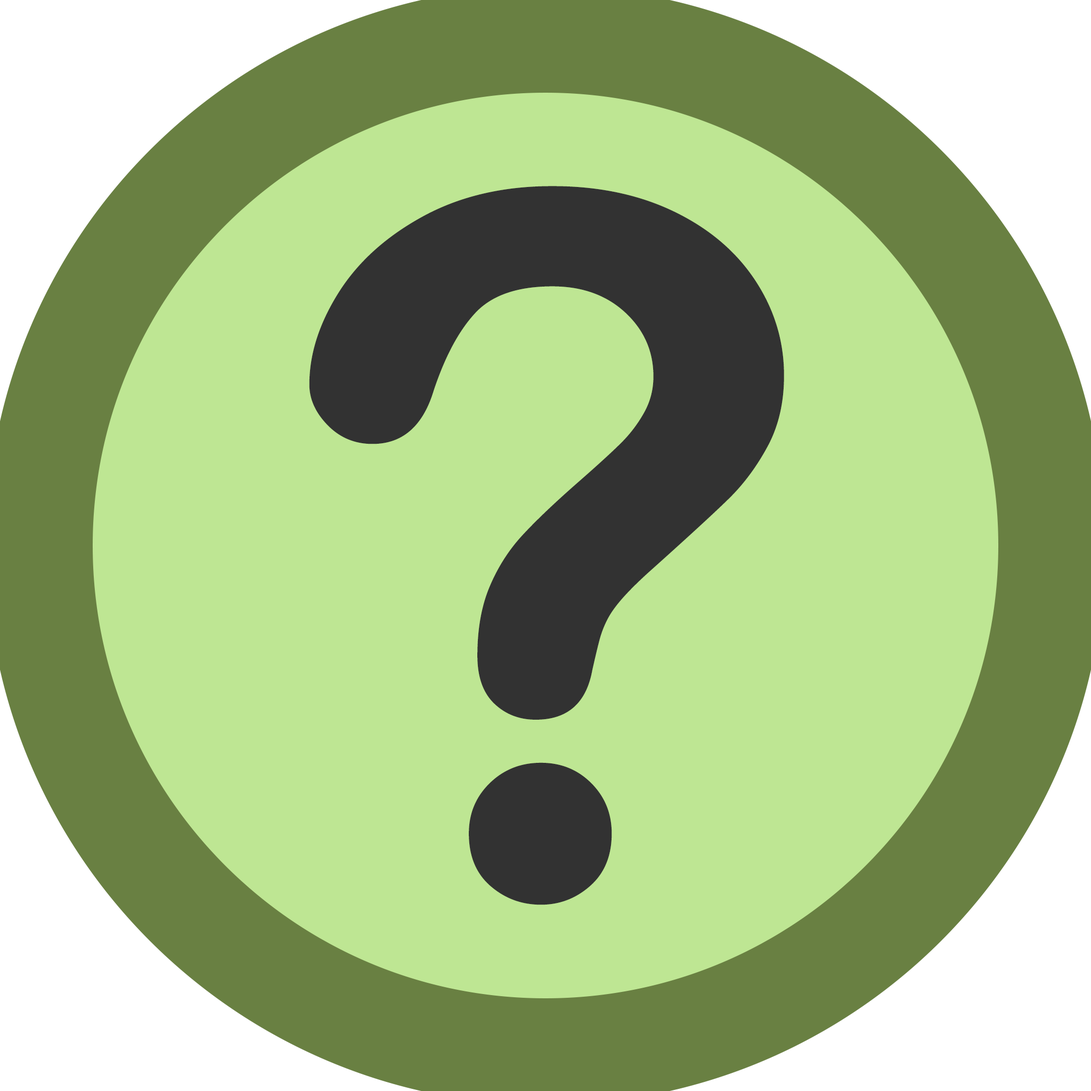
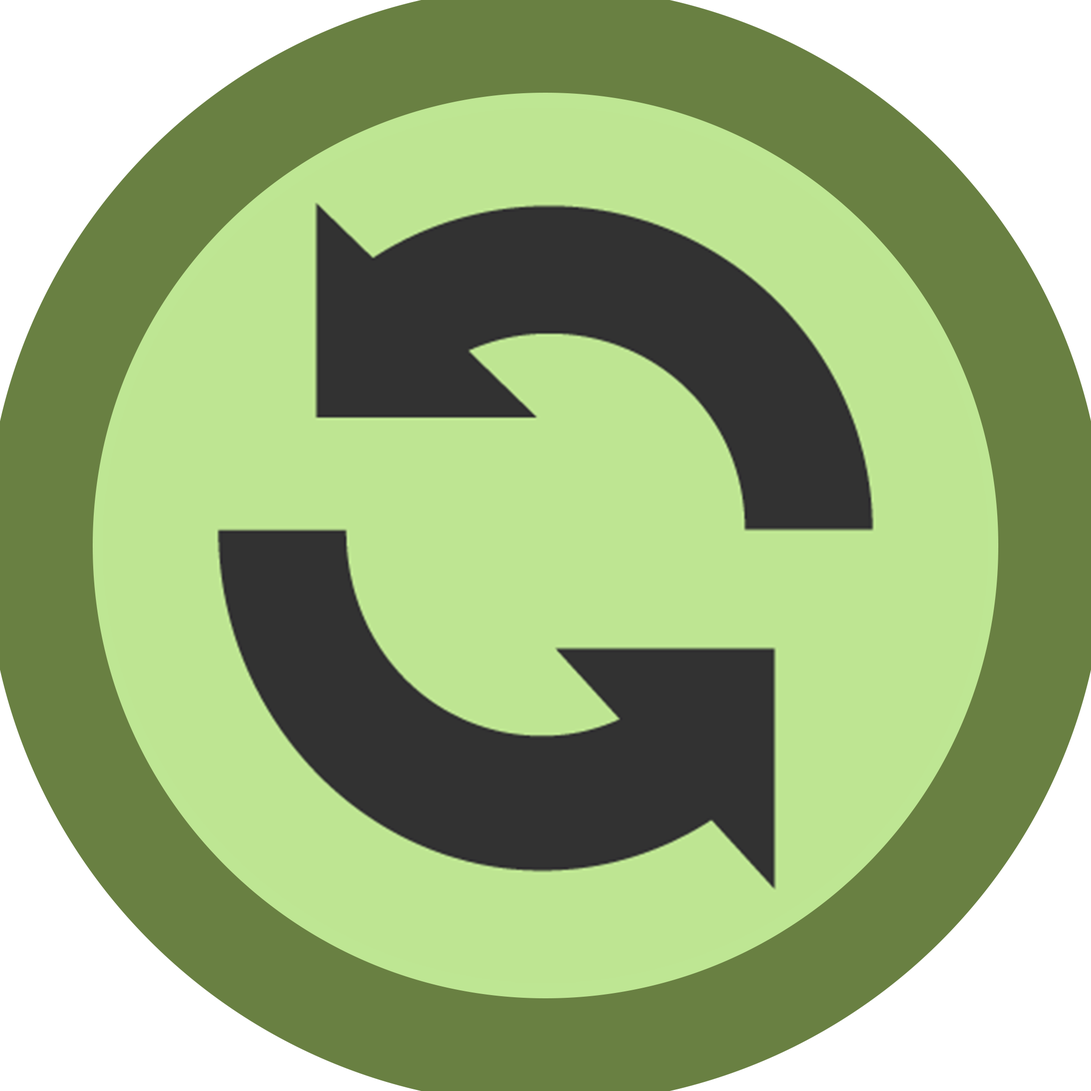
The second 1091 × 1091 image is a revision of the first. Changes to its layers:
added layer "Layer 2" above "Triangle 1" over 214, 186, 877, 906
